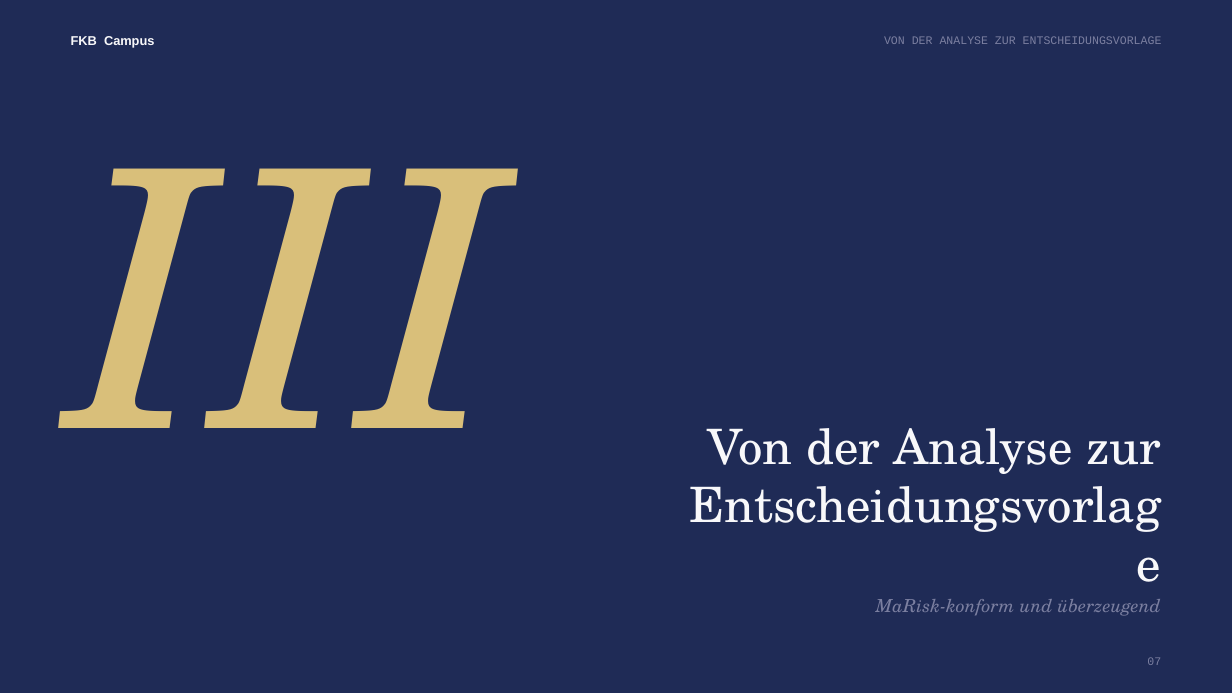
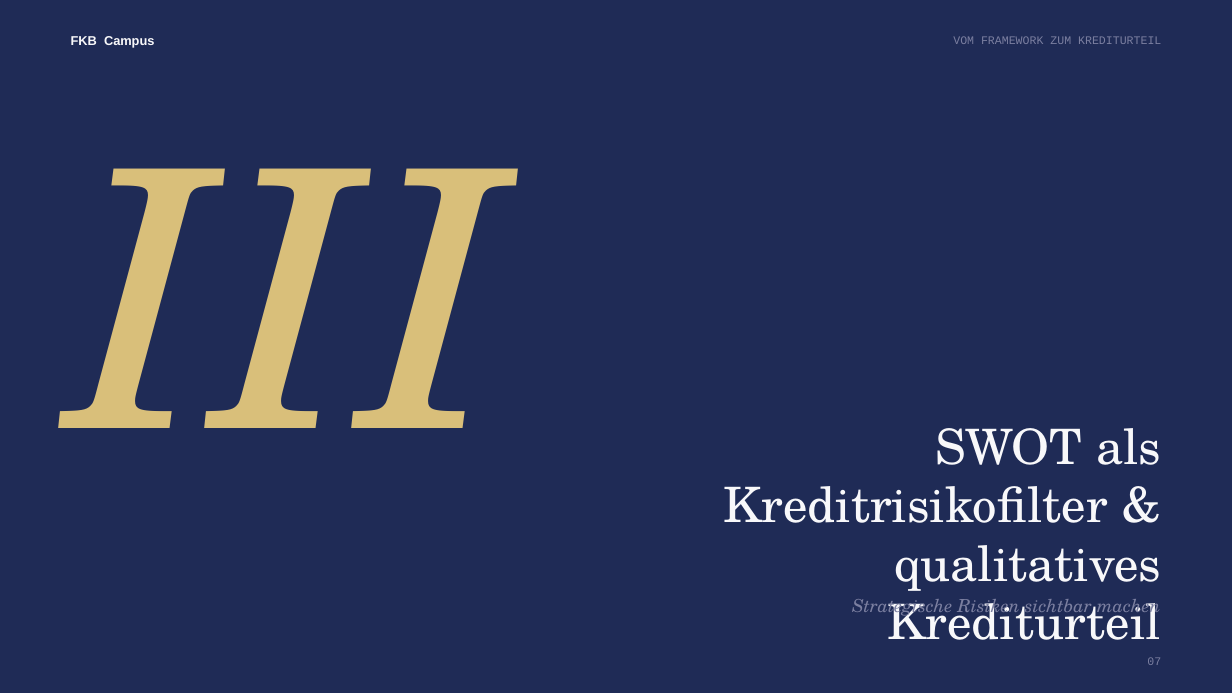
Before and after one commit to ck5rqc47pr-byte/firmenkundenakademie-online, a slide deck: slide 7 of public/downloads/praesentation/M22.pptx. Drawn at 1232x693 pixels with LibreOffice and Linux fonts; fonts in the diff are those of the drawing. Boxes give left, top, right and bottom in pixels: in the first picture for what was removed or moved away, otherwise in the second. Text is boxed around its words. In the diff, an @@ line names an element or a change of style, - is before the commit and + after.

```diff
--- a/public/downloads/praesentation/M22.pptx
+++ b/public/downloads/praesentation/M22.pptx
@@ text at (953, 36, 1161, 44): text changed @@
-VON DER ANALYSE ZUR ENTSCHEIDUNGSVORLAGE
+VOM FRAMEWORK ZUM KREDITURTEIL
@@ text at (724, 428, 1161, 640): text changed @@
-Von der Analyse zur Entscheidungsvorlage
+SWOT als Kreditrisikofilter & qualitatives Krediturteil
@@ text at (852, 599, 1161, 619): text changed @@
-MaRisk-konform und überzeugend
+Strategische Risiken sichtbar machen
```
Also in this commit, not shown: 7 other slides changed, 3 slides added, 3 slides removed.
